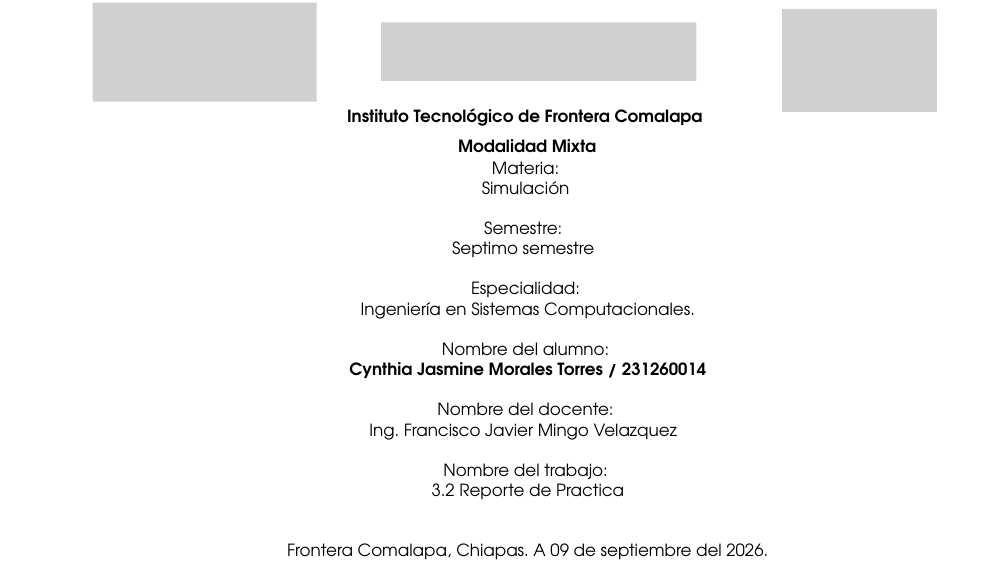
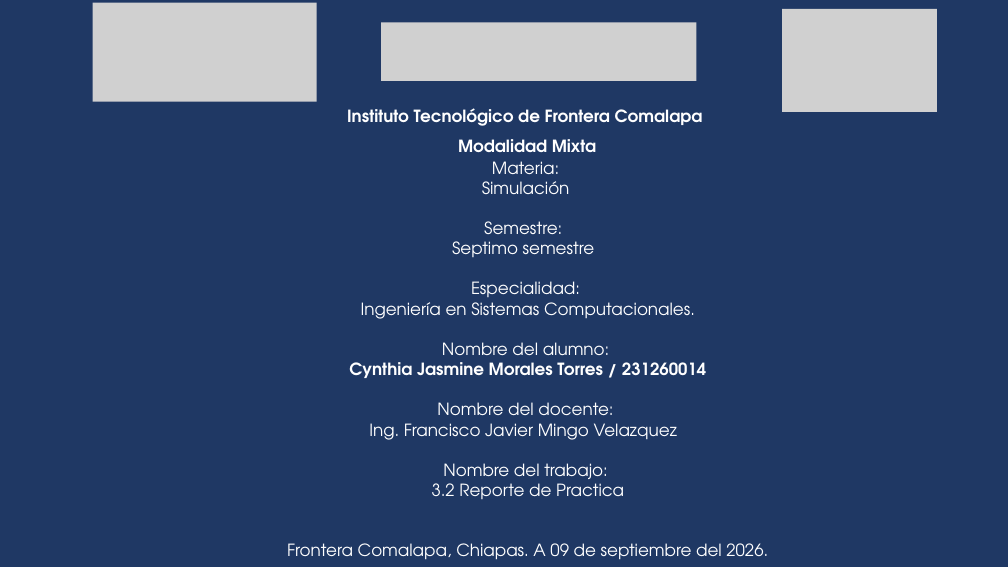
Before and after one commit to Cynthia21Morales/SIMULACION_CynthiaJasmineMT, a slide deck: slide 1 of SIM-Tema-3/Actividad 3.2 Reporte de Practica_CynthiaMorales_SIM_7ISCM.pptx. Drawn at 1008x567 pixels with LibreOffice and Linux fonts; fonts in the diff are those of the drawing; grey boxes stand for pictures. Boxes give left, top, right and bottom in pixels: in the first picture for what was removed or moved away, otherwise in the second. Text is boxed around its words. In the diff, an @@ line names an element or a change of style, - is before the commit and + after.

```diff
--- a/SIM-Tema-3/Actividad 3.2 Reporte de Practica_CynthiaMorales_SIM_7ISCM.pptx
+++ b/SIM-Tema-3/Actividad 3.2 Reporte de Practica_CynthiaMorales_SIM_7ISCM.pptx
@@ background #FFFFFF to #1F3864 @@
@@ text "Instituto Tecnológico de Frontera Comalapa" at (347,108,703,152): text colour #000000 to #FFFFFF @@
@@ text "Materia:" at (287,161,768,560): text colour #000000 to #FFFFFF @@
```
Also in this commit, not shown: 19 slides added, 20 slides removed, 1 other file.
